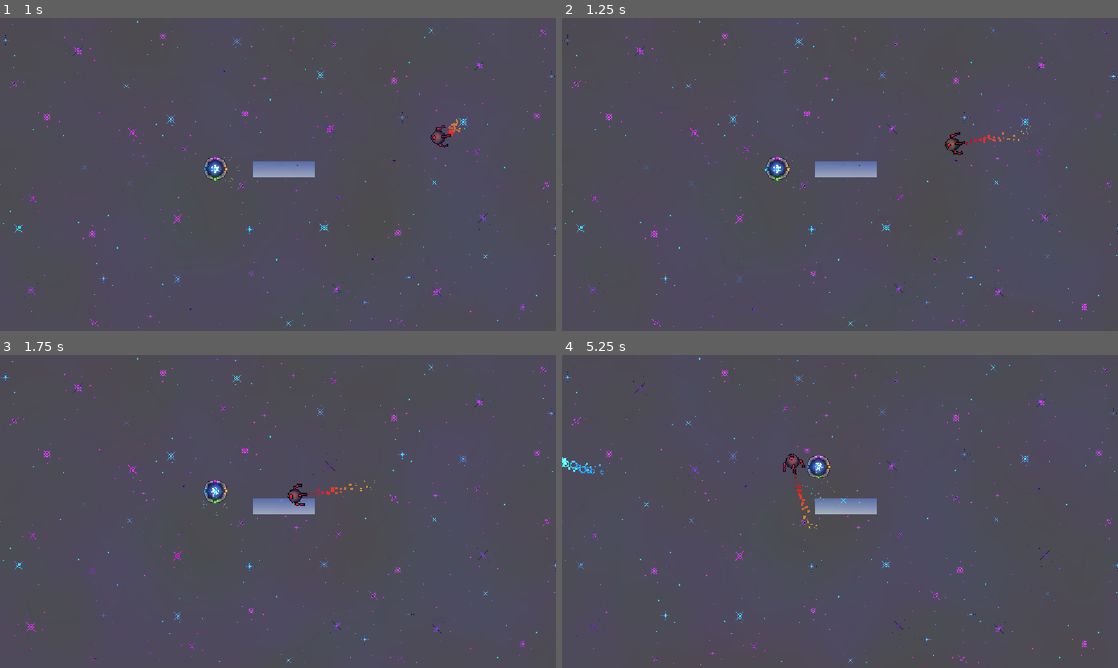
Above: before the commit, frames 1-4 (two rows, left to right).
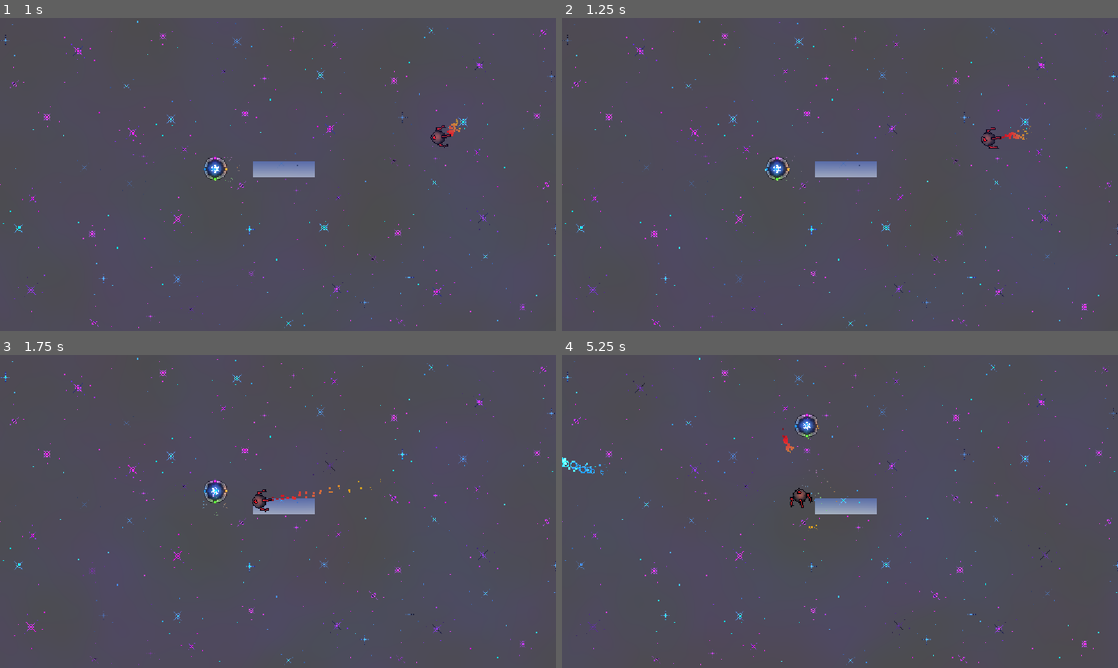
Above: after the commit, the same moments.

Repository: eee12342/New-Game
Game: Godot game, scene res://scenes/main.tscn
Two runs of this game, one before a commit and one after it. Both use one fixed random seed, a clock stepped at 60 frames per second and the inputs below.
Inputs (mouse positions are in pixels of both pictures, inside the frame that each line leads up to):
- Up to frame 1 (1 s): move the mouse to (400, 158) at 0.52 s; tap A (colour1) at 0.6 s
- Up to frame 2 (1.25 s): no input
- Up to frame 3 (1.75 s): move the mouse to (166, 527) at 1.27 s; tap W (colour2) at 1.35 s
- Up to frame 4 (5.25 s): move the mouse to (895, 442) at 2.02 s; tap D (colour3) at 2.1 s; move the mouse to (812, 574) at 2.77 s; tap S (colour4) at 2.85 s; move the mouse to (1006, 558) at 3.52 s; hold Shift (colour_change_mode) 3.53-4.28 s; move the mouse to (673, 464) at 4.27 s; click (673, 464) at 4.35 s; move the mouse to (867, 511) at 5.02 s; tap A (colour1) at 5.1 s

Frame 1 is identical in both runs. In frame 2, 0.3% of the frame differs, in the area x 68-84%, y 34-44%; in frame 3, 0.3%; in frame 4, 0.8%, in the area x 39-49%, y 18-56%.

Commit message:
Smooth enemy attack motion
This change adds easing and interpolation settings to the enemy's attack tween so the movement feels smoother and more natural. It uses a cubic in-out transition for the attack move, improving the overall feel of enemy attacks.

Diff:
--- a/scenes/enemy/enemy1/enemy_1.gd
+++ b/scenes/enemy/enemy1/enemy_1.gd
@@ -33,5 +33,7 @@
 
 func attack():
 	var attack_tween = create_tween()
+	attack_tween.set_ease(Tween.EASE_IN_OUT)
+	attack_tween.set_trans(Tween.TRANS_CUBIC)
 	attack_tween.tween_property(self, "global_position", to_global(raycast.target_position), 1)
 	attack_tween.finished.connect(func(): pause_timer.start())
